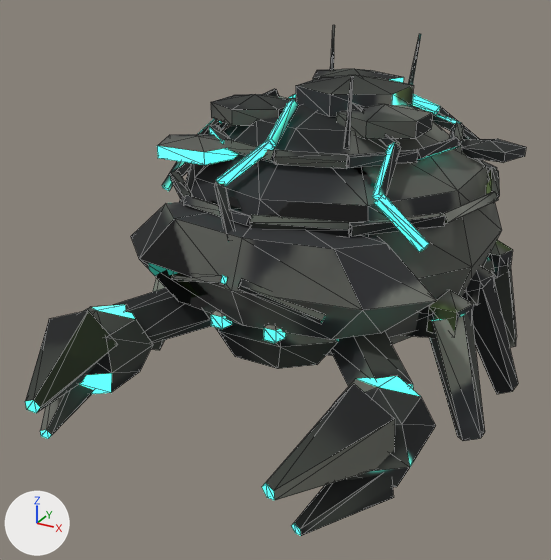
A saved change to the glTF model assets/models/rock_crawler.glb.
Both versions are drawn from a 50 mm camera at (0.808, -1.736, 1.104) aimed at (-0.029, -0.214, 0.344). Arrows for +X, +Y and +Z are at lower left; the lights stay in place. The older version comes first. Mesh edges are drawn as thin lines. Vertices at exactly the same position are counted once.

The first picture shows 'RockCrawlerMesh'.
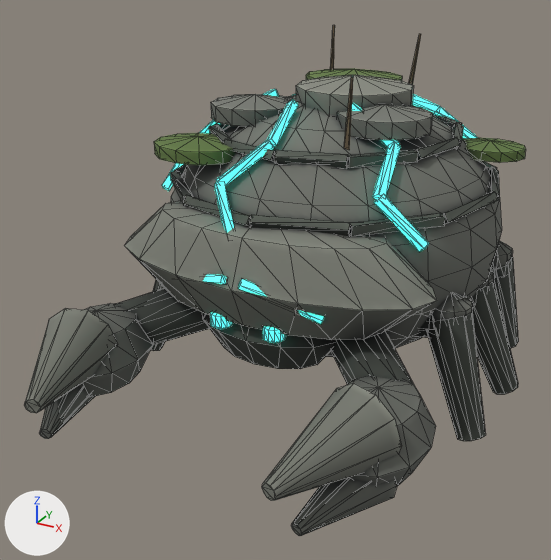
Changed parts and their boxes (x1, y1, x2, y2) in the pictures (551 x 560 px):
```json
{"object": "RockCrawlerMesh", "change": "reshaped", "before": [25, 25, 526, 536], "after": [24, 25, 526, 536]}
{"part": 1, "of": "me_rockcrawlermesh", "change": "built on", "before": [157, 69, 526, 343], "after": [24, 69, 526, 536]}
{"part": 2, "of": "me_rockcrawlermesh", "change": "surface changed", "before": [157, 25, 526, 342], "after": [162, 25, 522, 324]}
```

Scene script edits in JSON lines:
```json
{"block": "me_rockcrawlermesh", "where": "# used by ob_rockcrawlermesh; location = (0.0, 0.0, 0.0)"}
{"op": "remove", "block": "me_rockcrawlermesh", "code": "me_rockcrawlermesh.from_pydata(...)  # 889 vertices, 1446 faces; spans x -0.528..0.528, y -0.805..0.52, z 0.007..0.904"}
{"op": "add", "block": "me_rockcrawlermesh", "code": "me_rockcrawlermesh.from_pydata(...)  # 1634 vertices, 2936 faces; spans x -0.532..0.532, y -0.806..0.52, z 0.007..0.904"}
{"block": "me_rockcrawlermesh", "change": "me_rockcrawlermesh part 1: 88 vertices moved from x -0.434..0.448, y -0.421..0.307, z 0.268..0.78 to x -0.429..0.44, y -0.387..0.339, z 0.268..0.78; 745 vertices added at x -0.532..0.532, y -0.806..0.504, z 0.007..0.784"}
{"block": "me_rockcrawlermesh", "change": "me_rockcrawlermesh part 2: 687 kept faces spanning x -0.431..0.44, y -0.471..0.51, z 0.235..0.904 get new texture (UV) coordinates"}
```
